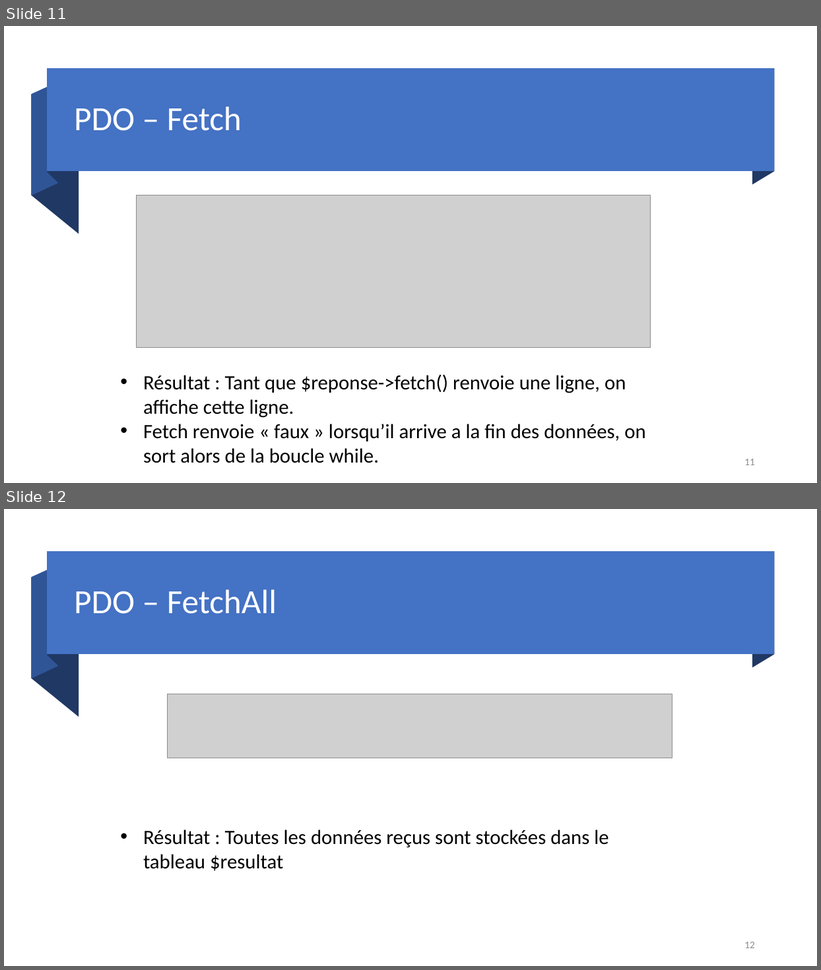
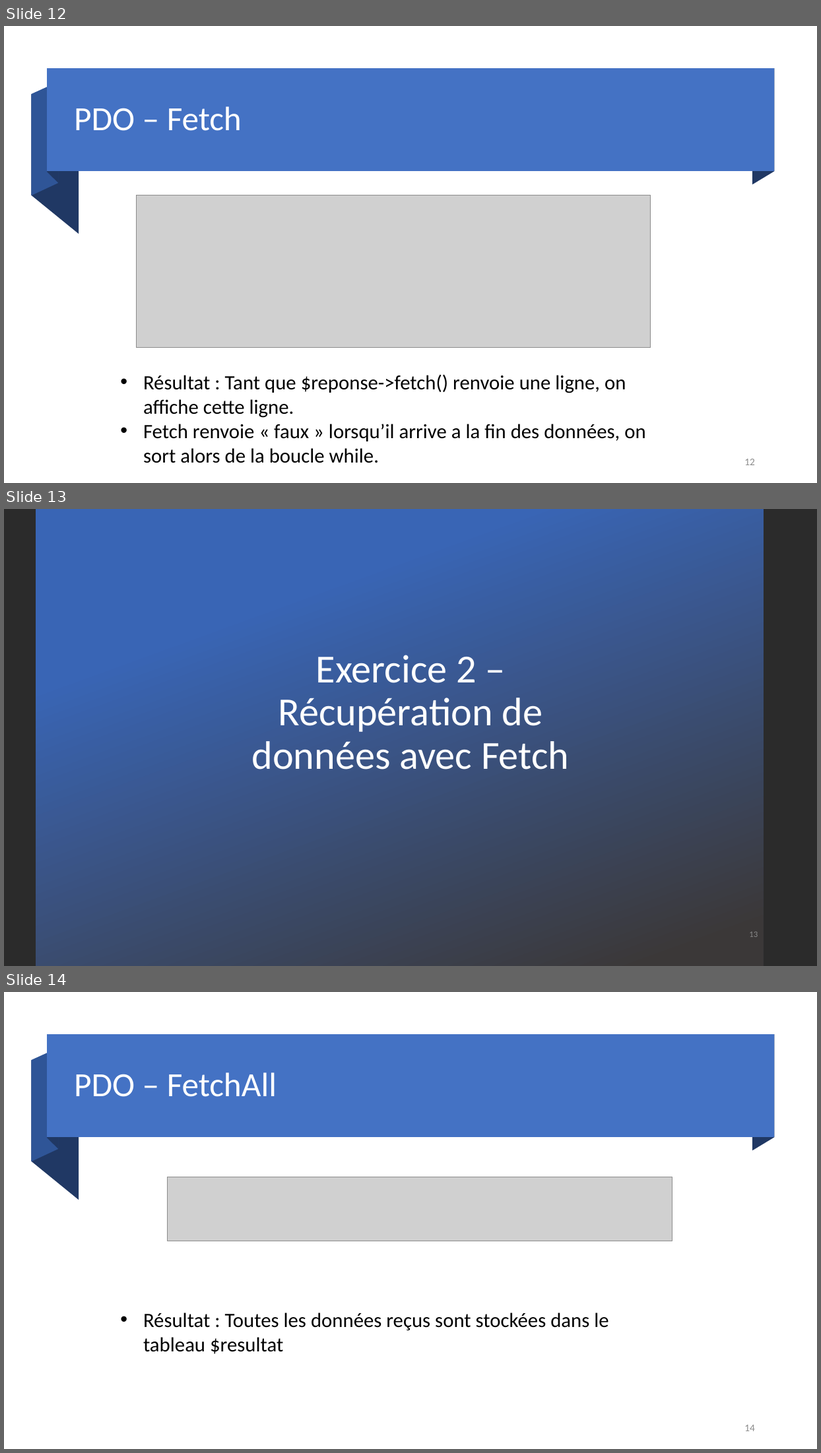
Before and after one commit to DylanMielot/FormationFormateur, a slide deck: Formation de formateur.pptx. Shown one above the other, each under a label of ours: slides 11 and 12 before the commit, slides 12, 13 and 14 after it. The pictures are 821x970 and 821x1453 pixels, drawn with LibreOffice and Linux fonts; fonts in the diff are those of the drawing; grey boxes stand for pictures; background and template pictures are left out; a plain dark background stands for a picture behind light text. Boxes give left, top, right and bottom in pixels: in the first picture for what was removed or moved away, otherwise in the second. Text is boxed around its words. In the diff, an @@ line names an element or a change of style, - is before the commit and + after.

```diff
--- a/Formation de formateur.pptx
+++ b/Formation de formateur.pptx
@@ slide 13 added at <box>4,509,817,966</box>, background picture (left out) @@
@@ rectangle added at <box>36,509,764,966</box>, fill gradient #3965B5 to #3B3838 @@
@@ title added at <box>252,655,569,770</box>, 47 pt, text #FFFFFF @@
+Exercice 2 – Récupération de données avec Fetch
@@ page number added at <box>749,932,758,937</box>, 10 pt, text #898989 @@
+13
@@ what was slide 11 is now slide 12 @@
@@ page number at <box>745,459,755,466</box>: text changed @@
-11
+12
@@ what was slide 12 is now slide 14 @@
@@ page number at <box>745,1425,755,1432</box>: text changed @@
-12
+14
```
Also in this commit, not shown: 1 slide changed, 11 other slides added.
